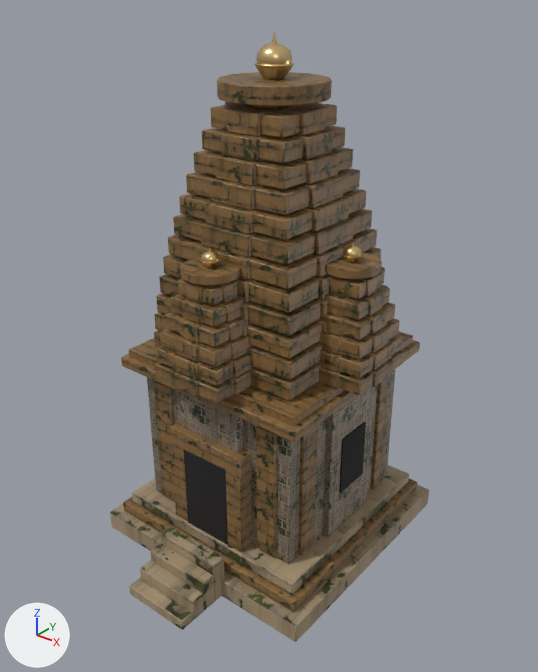
What one commit did to the FBX model Assets/TempleMap/Models/Prefabs/Shikhara.fbx.
The view is the same before and after, from a camera (50 mm lens) standing at (13.73, -17.4, 18.16) and looking at (0.44, -0.78, 7.86). Arrows for +X, +Y and +Z are at lower left; the lights stay in place. The older version comes first. Objects named as collision shapes, trigger or cutter boxes, shadow casters or lower levels of detail are left out. Where no turn or scale is listed for an object, it has been applied to the vertices. Vertices at exactly the same position are counted once.

Objects in the first picture: 'Shikhara_LOD0'.
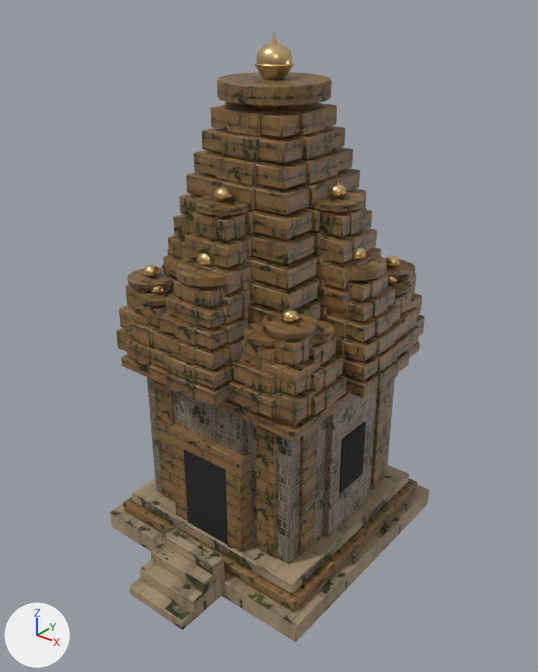
Patch to the scene script:
```diff
--- a/Assets/TempleMap/Models/Prefabs/Shikhara.fbx.py
+++ b/Assets/TempleMap/Models/Prefabs/Shikhara.fbx.py
@@ me_shikhara_lod0_001 @@
 # used by ob_shikhara_lod0; location = (0.0, 0.0, 0.0)
-me_shikhara_lod0_001.from_pydata(...)  # 3727 vertices, 3997 faces; spans x -4.2..4.2, y -6.0..4.2, z 0.0..16.8
+me_shikhara_lod0_001.from_pydata(...)  # 9535 vertices, 10181 faces; spans x -4.4..4.4, y -6.0..4.4, z 0.0..16.8
+# me_shikhara_lod0_001 part 1: a new loose piece, an icosphere of 80 faces spanning x -0.24..0.24, y -2.53..-2.03, z 12.48..12.87, in mat_m_gold (beige #e5c58b)
+# me_shikhara_lod0_001 part 2: a new loose piece, a 24-sided cylinder along z spanning x -0.77..0.77, y -3.05..-1.51, z 12.29..12.48, in mat_m_t_carve (picture img_w_t_carve_5dfdbb43_diff_png)
+# me_shikhara_lod0_001 part 3: a new loose piece, an 8-sided cut cone along z (radius 0.15 at the low end, 0.27 at the high end) spanning x -0.27..0.27, y -2.55..-2.01, z 12.48..12.63, in mat_m_gold (beige #e5c58b)
+# me_shikhara_lod0_001 part 4: a new loose piece, an icosphere of 80 faces spanning x -2.36..-1.96, y -3.21..-2.79, z 9.36..9.7, in mat_m_gold (beige #e5c58b)
+# me_shikhara_lod0_001 part 5: the loose piece of 24 vertices spanning x -0.7..0.7, y -3.2..-2.6, z 9.9..10.4 is rebuilt with 24 vertices and now spans x -0.8..0.8, y -3.3..-2.7, z 9.9..10.4
+# me_shikhara_lod0_001 part 6: the loose piece of 24 vertices spanning x -0.8..0.8, y -3.7..-2.0, z 9.4..9.8 is rebuilt with 24 vertices and now spans x -0.9..0.9, y -3.9..-2.1, z 9.4..9.8
+# me_shikhara_lod0_001 part 7: the loose piece of 24 vertices spanning x -1.3..1.3, y -3.4..-2.4, z 7.2..7.7 is rebuilt with 24 vertices and now spans x -1.4..1.4, y -3.6..-2.4, z 7.2..7.7
+# me_shikhara_lod0_001 part 8: the loose piece of 24 vertices spanning x -1.2..1.2, y -3.3..-2.4, z 8.3..8.8 is rebuilt with 24 vertices and now spans x -1.2..1.2, y -3.5..-2.5, z 8.3..8.8
+# me_shikhara_lod0_001 part 9: the loose piece of 24 vertices spanning x -1.0..1.0, y -3.9..-1.9, z 8.8..9.3 is rebuilt with 24 vertices and now spans x -1.0..1.0, y -4.0..-2.0, z 8.8..9.3
+# me_shikhara_lod0_001 part 10: the loose piece of 24 vertices spanning x -0.7..0.7, y -3.6..-2.2, z 9.9..10.4 is rebuilt with 24 vertices and now spans x -0.7..0.7, y -3.7..-2.3, z 9.9..10.4
+# me_shikhara_lod0_001 part 11: the loose piece of 24 vertices spanning x -1.3..1.3, y -3.4..-2.4, z 7.7..8.3 is rebuilt with 24 vertices and now spans x -1.3..1.3, y -3.5..-2.5, z 7.7..8.3
+# me_shikhara_lod0_001 part 12: the loose piece of 24 vertices spanning x -1.3..1.3, y -4.1..-1.6, z 7.2..7.7 is rebuilt with 24 vertices and now spans x -1.3..1.3, y -4.3..-1.7, z 7.2..7.7
+# me_shikhara_lod0_001 part 13: the loose piece of 24 vertices spanning x -1.1..1.1, y -3.3..-2.5, z 8.8..9.3 is rebuilt with 24 vertices and now spans x -1.1..1.1, y -3.4..-2.6, z 8.8..9.3
+# me_shikhara_lod0_001 part 14: 127 vertices moved within x -2.6..3.2, y -2.6..2.6, z 7.3..11.1; 1679 vertices removed from x -4.2..4.2, y -4.2..4.2, z 7.2..11.2; 6942 vertices added at x -4.4..4.4, y -4.4..4.4, z 7.2..12.9
+# other edits to the shape of me_shikhara_lod0_001 do not show in these pictures
 me_shikhara_lod0_001.materials.append(mat_m_t_block)
```

Location of each change, [x1, y1, x2, y2] in pixels of the pictures (538 x 672 px):
part 1 of me_shikhara_lod0_001, added
    after: [214, 187, 232, 200]
part 2 of me_shikhara_lod0_001, added (brown)
    after: [196, 195, 250, 215]
part 3 of me_shikhara_lod0_001, added
    after: [214, 195, 233, 202]
part 4 of me_shikhara_lod0_001, added
    after: [151, 286, 164, 294]
part 5 of me_shikhara_lod0_001, rebuilt (mostly hidden afterwards)
    before: [218, 280, 237, 303]
    after: [214, 286, 234, 304]
part 6 of me_shikhara_lod0_001, rebuilt
    before: [171, 294, 226, 327]
    after: [166, 296, 224, 329]
part 7 of me_shikhara_lod0_001, rebuilt (not visible afterwards)
    before: [230, 371, 251, 395]
part 8 of me_shikhara_lod0_001, rebuilt
    before: [225, 336, 252, 360]
    after: [222, 337, 245, 362]
part 9 of me_shikhara_lod0_001, rebuilt (6% wider)
    before: [165, 312, 229, 347]
    after: [159, 313, 227, 350]
part 10 of me_shikhara_lod0_001, rebuilt
    before: [178, 278, 223, 306]
    after: [173, 279, 220, 308]
part 11 of me_shikhara_lod0_001, rebuilt (mostly hidden afterwards)
    before: [228, 353, 253, 378]
    after: [226, 357, 242, 381]
part 12 of me_shikhara_lod0_001, rebuilt
    before: [155, 362, 235, 404]
    after: [149, 364, 231, 407]
part 13 of me_shikhara_lod0_001, rebuilt (8% taller)
    before: [221, 317, 249, 342]
    after: [219, 317, 248, 344]
part 14 of me_shikhara_lod0_001, built on
    before: [157, 245, 403, 397]
    after: [116, 171, 425, 423]
